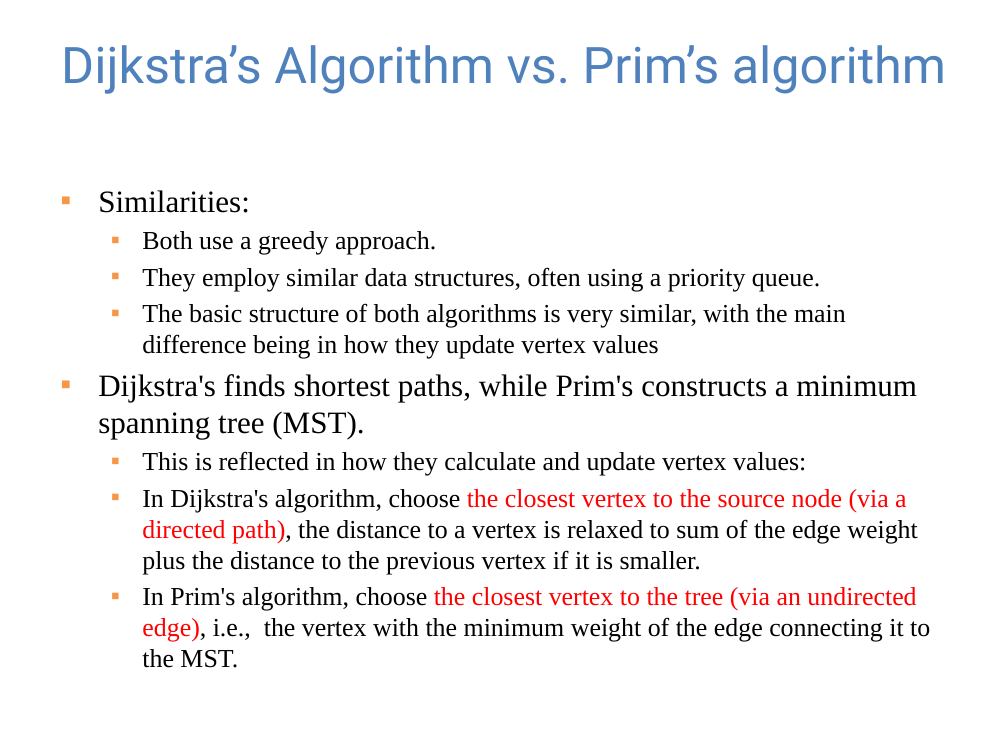
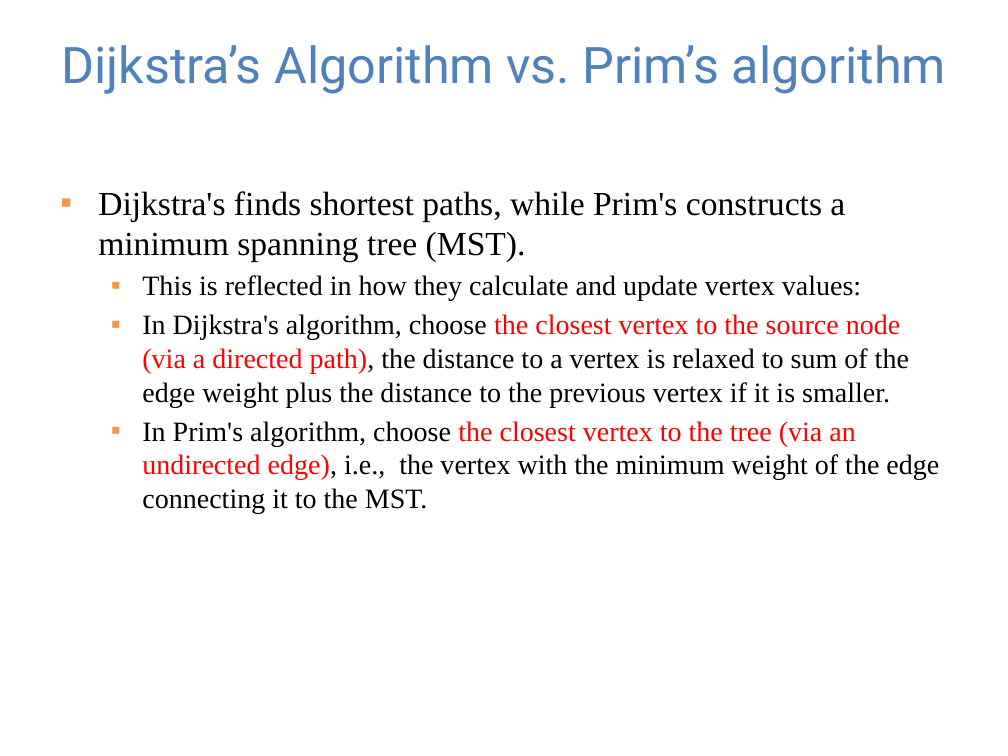
Before and after one commit to guhofstra/CSC111Fa25, a slide deck: slide 15 of PPTs/Lecture 12-minimum spanning trees.pptx (slide 7 before the commit). Drawn at 1008x756 pixels with LibreOffice and Linux fonts; fonts in the diff are those of the drawing. Boxes give left, top, right and bottom in pixels: in the first picture for what was removed or moved away, otherwise in the second. Text is boxed around its words. In the diff, an @@ line names an element or a change of style, - is before the commit and + after.

```diff
--- a/PPTs/Lecture 12-minimum spanning trees.pptx
+++ b/PPTs/Lecture 12-minimum spanning trees.pptx
@@ text "Dijkstra's finds shortest paths, while ..." at bbox=[98, 191, 939, 514]: size 22.2 to 24 pt in "Dijkstra's finds shortest paths, while Prim's constructs ..."; size 18.5 to 20 pt in "This is reflected in how they calculate ...", "In Dijkstra's algorithm, choose the closest vertex ...", "In Prim's algorithm, choose the closest vertex ..." @@
@@ text at bbox=[98, 190, 846, 359]: paragraphs removed @@
-▪ Similarities:
-  ▪ Both use a greedy approach.
-  ▪ They employ similar data structures, often using a priority queue.
-  ▪ The basic structure of both algorithms is very similar, with the main difference being in how they update vertex values
```
Also in this commit, not shown: 3 other slides changed, 16 slides added, 3 other files.
